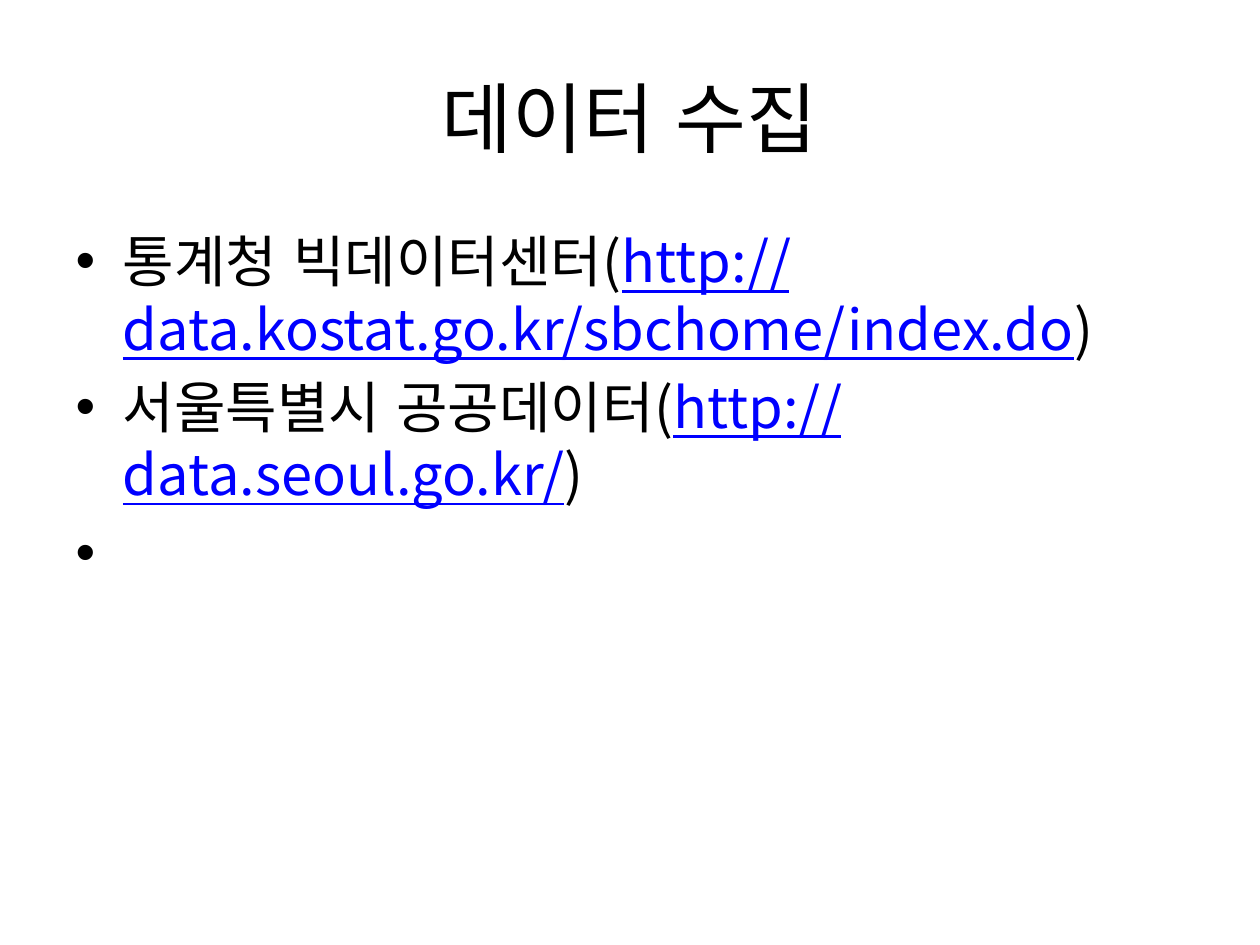
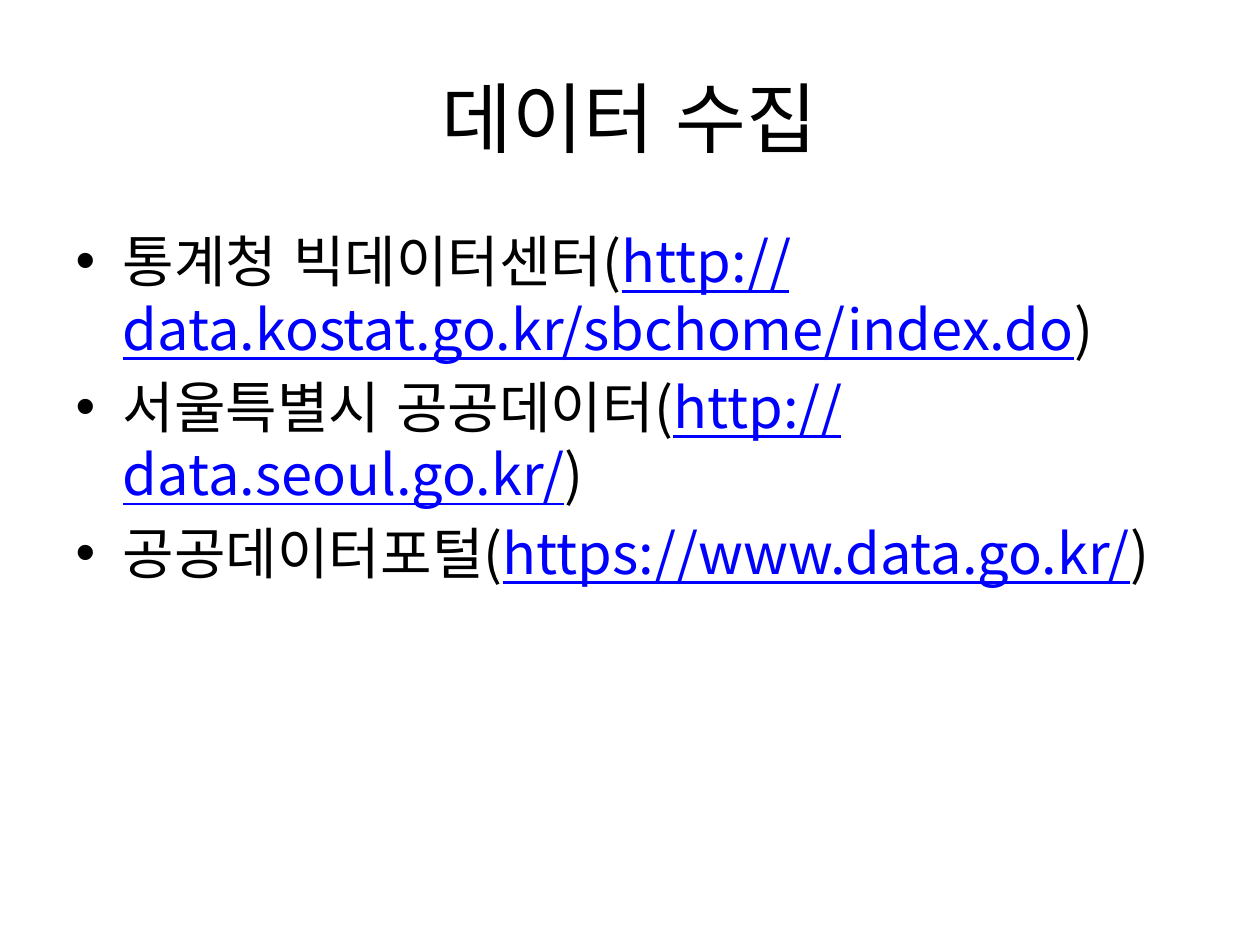
Before and after one commit to hsyliark/Big_Data_Project, a slide deck: slide 8 of 발표/주제발표(1조).pptx. Drawn at 1260x945 pixels with LibreOffice and Linux fonts; fonts in the diff are those of the drawing. Boxes give left, top, right and bottom in pixels: in the first picture for what was removed or moved away, otherwise in the second. Text is boxed around its words. In the diff, an @@ line names an element or a change of style, - is before the commit and + after.

```diff
--- a/발표/주제발표(1조).pptx
+++ b/발표/주제발표(1조).pptx
@@ text at [123,527,1150,588]: paragraph added @@
+• 공공데이터포털(https://www.data.go.kr/)
```
Also in this commit, not shown: 2 other slides changed, 3 slides added, 2 other files.
